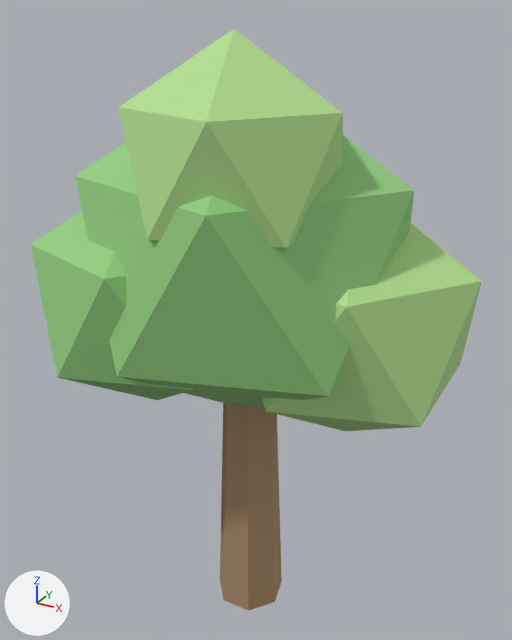
An edit to the glTF model assets/models/tree_round.glb, drawn before and after from the same camera.
Before and after are seen from a 50 mm camera at (1.84, -3.26, 3.63) aimed at (0.01, 0.07, 1.97). Arrows for +X, +Y and +Z are at lower left; the lights stay in place. The first picture is the older version. Objects named as collision shapes, trigger or cutter boxes, shadow casters or lower levels of detail are left out. Where no turn or scale is listed for an object, it has been applied to the vertices.

Objects in the first picture: 'TreeRoundFoliage', 'TreeRoundTrunk'.
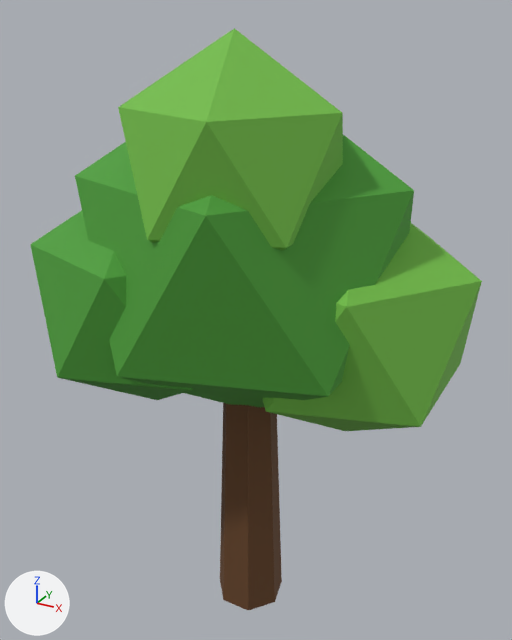
Boxes [x1, y1, x2, y2] around the edits, measured in the pictures (512 x 640 px):
'TreeRoundFoliage', recoloured (darker)
    both: [30, 28, 482, 431]
'TreeRoundTrunk', recoloured (darker)
    both: [220, 403, 282, 610]

What the commit changed:
Material 'Feuillage' (mat_feuillage) changes colour from green #95ce81 to green #4c9e38; in linear values from (0.3, 0.62, 0.22) to (0.0732, 0.342, 0.0397).
Material 'FeuillageClair' (mat_feuillageclair) changes colour from green #b3df90 to green #73bd47; in linear values from (0.45, 0.74, 0.28) to (0.171, 0.507, 0.0637).
Material 'Ecorce' (mat_ecorce) changes colour from brown #aa8b69 to brown #664224; in linear values from (0.4, 0.26, 0.14) to (0.133, 0.055, 0.0174).
